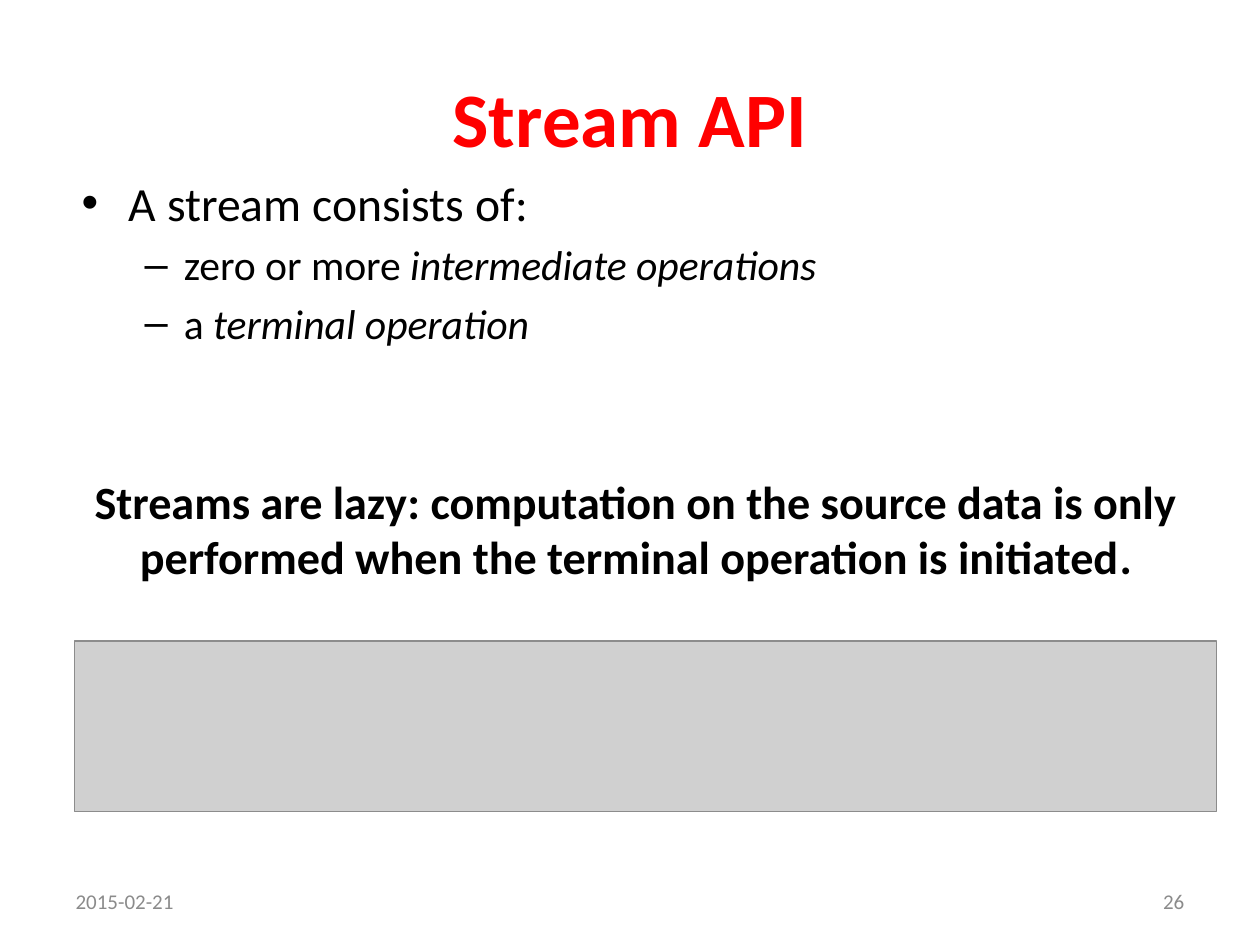
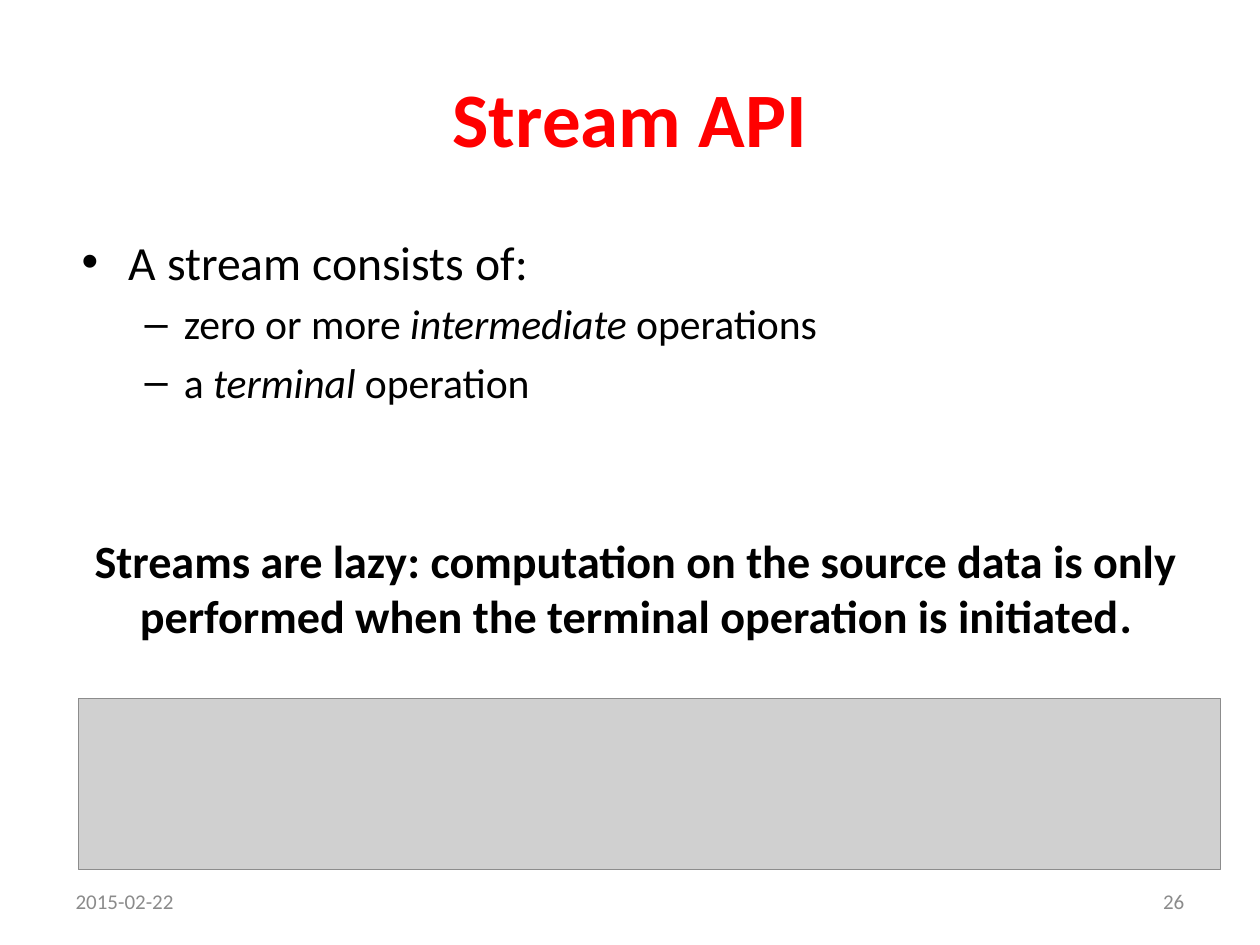
Before and after one commit to p-zalejko/jug_java8, a slide deck: slide 26 of jug.zg.java8/Java 8_prezentacja.ppsx. Drawn at 1260x945 pixels with LibreOffice and Linux fonts; fonts in the diff are those of the drawing; grey boxes stand for pictures. Boxes give left, top, right and bottom in pixels: in the first picture for what was removed or moved away, otherwise in the second. Text is boxed around its words. In the diff, an @@ line names an element or a change of style, - is before the commit and + after.

Commit message:
Updated a presentation & examples

```diff
--- a/jug.zg.java8/Java 8_prezentacja.ppsx
+++ b/jug.zg.java8/Java 8_prezentacja.ppsx
@@ text "A stream consists of:": place and size @@
-text "A stream consists of:" at [95,188,1176,582]
+text "A stream consists of:" at [95,247,1176,641]
@@ text at [184,310,817,405]: italic off in "operations", "operation" @@
@@ picture: place and size @@
-picture at [74,641,1216,811]
+picture at [78,699,1220,869]
@@ text at [76,895,174,909]: text changed @@
-2015-02-21
+2015-02-22
```
Also in this commit, not shown: 29 other slides changed, 12 other files.
